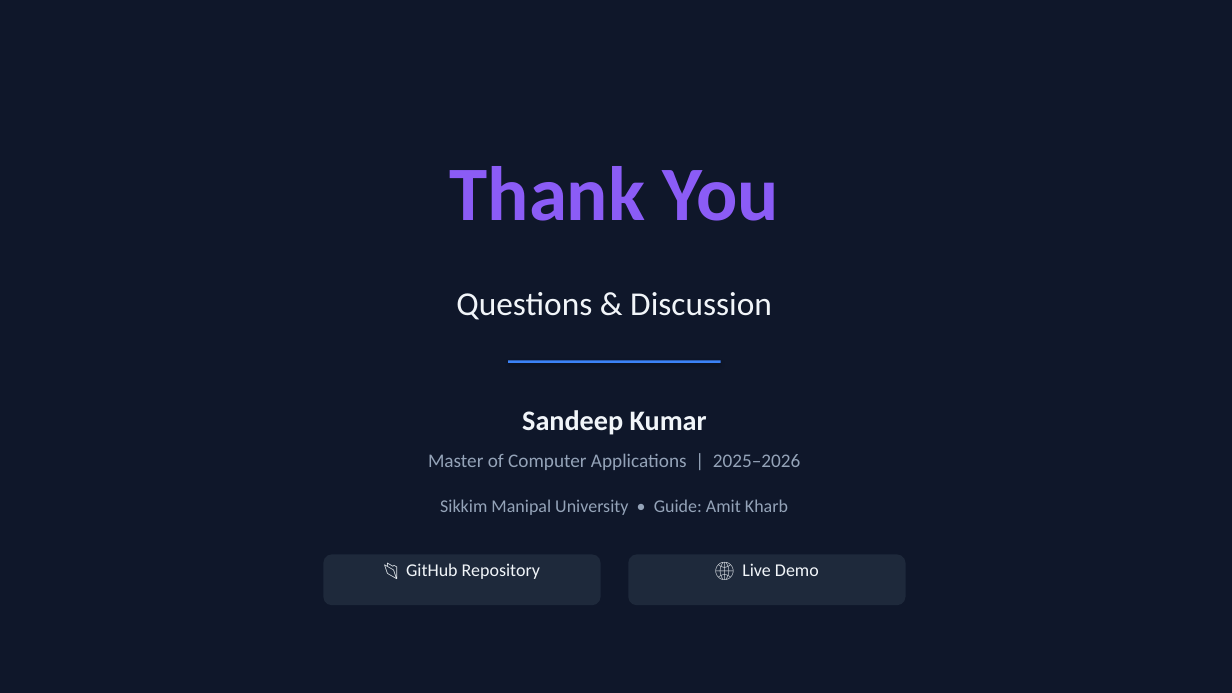
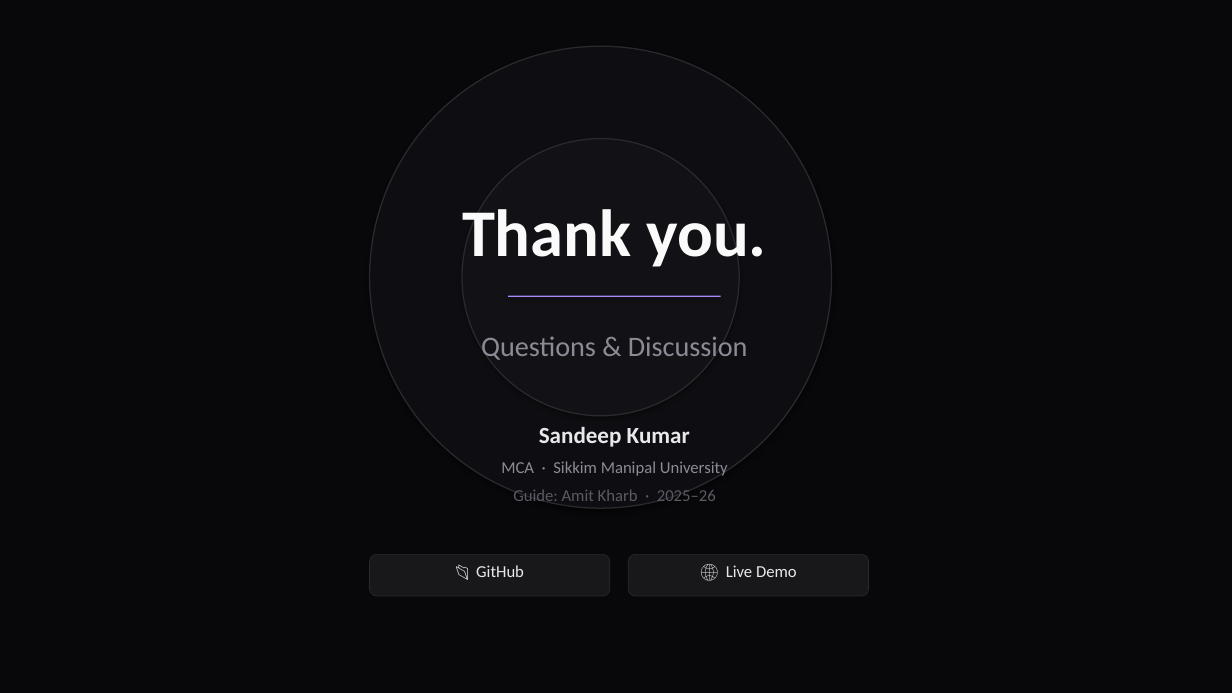
Before and after one commit to sandeeep-kr/HeartDiseaseProject, a slide deck: slide 14 of CardioPredict_Presentation.pptx. Drawn at 1232x693 pixels with LibreOffice and Linux fonts; fonts in the diff are those of the drawing. Boxes give left, top, right and bottom in pixels: in the first picture for what was removed or moved away, otherwise in the second. Text is boxed around its words. In the diff, an @@ line names an element or a change of style, - is before the commit and + after.

```diff
--- a/CardioPredict_Presentation.pptx
+++ b/CardioPredict_Presentation.pptx
@@ background #0F172A to #08080A @@
@@ ellipse added at bbox=[370, 46, 832, 508], fill #0E0E12, outline #2A2A2E 1 pt @@
@@ ellipse added at bbox=[462, 139, 739, 416], fill #121216, outline #2A2A2E 1 pt @@
@@ text at bbox=[462, 209, 766, 267]: text changed; size 60 to 52 pt; text colour #8B5CF6 to #FAFAFA @@
-Thank You
+Thank you.
@@ rectangle: place and size @@
-rectangle at bbox=[508, 360, 721, 363]
+rectangle at bbox=[508, 296, 721, 297]
@@ rectangle at bbox=[508, 296, 721, 297]: fill #3B82F6 to #A78BFA @@
@@ text "Questions & Discussion": place and size @@
-text "Questions & Discussion" at bbox=[456, 292, 772, 320]
+text "Questions & Discussion" at bbox=[481, 336, 748, 360]
@@ text "Questions & Discussion" at bbox=[481, 336, 748, 360]: size 26 to 22 pt, text colour #F1F5F9 to #8B8B96 @@
@@ text "Sandeep Kumar": place and size @@
-text "Sandeep Kumar" at bbox=[522, 410, 707, 435]
+text "Sandeep Kumar" at bbox=[539, 426, 690, 447]
@@ text "Sandeep Kumar" at bbox=[539, 426, 690, 447]: size 22 to 18 pt, text colour #F1F5F9 to #E8E8EB @@
@@ text removed at bbox=[428, 453, 801, 470] @@
-Master of Computer Applications | 2025–2026
@@ text added at bbox=[501, 461, 728, 476], 13 pt, text #8B8B96 @@
+MCA · Sikkim Manipal University
@@ text at bbox=[513, 489, 716, 501]: text changed; size 14 to 13 pt; text colour #94A3B8 to #5A5A65 @@
-Sikkim Manipal University • Guide: Amit Kharb
+Guide: Amit Kharb · 2025–26
@@ rounded rectangle removed at bbox=[323, 555, 601, 605] @@
@@ rounded rectangle: place and size @@
-rounded rectangle at bbox=[628, 555, 906, 605]
+rounded rectangle at bbox=[370, 555, 610, 596]
@@ rounded rectangle at bbox=[370, 555, 610, 596]: fill #1E293B to #18181B; outline none to #2A2A2E 0.5 pt @@
@@ text at bbox=[476, 565, 524, 577]: text changed; size 14 to 13 pt; text colour #F1F5F9 to #E8E8EB @@
-📂 GitHub Repository
+📂 GitHub
@@ text "🌐 Live Demo" at bbox=[726, 565, 797, 577]: size 14 to 13 pt, text colour #F1F5F9 to #E8E8EB @@
@@ rounded rectangle added at bbox=[628, 555, 869, 596], fill #18181B, outline #2A2A2E 0.5 pt @@
```
Also in this commit, not shown: 9 other slides changed, 4 slides added, 4 slides removed, 1 other file.
